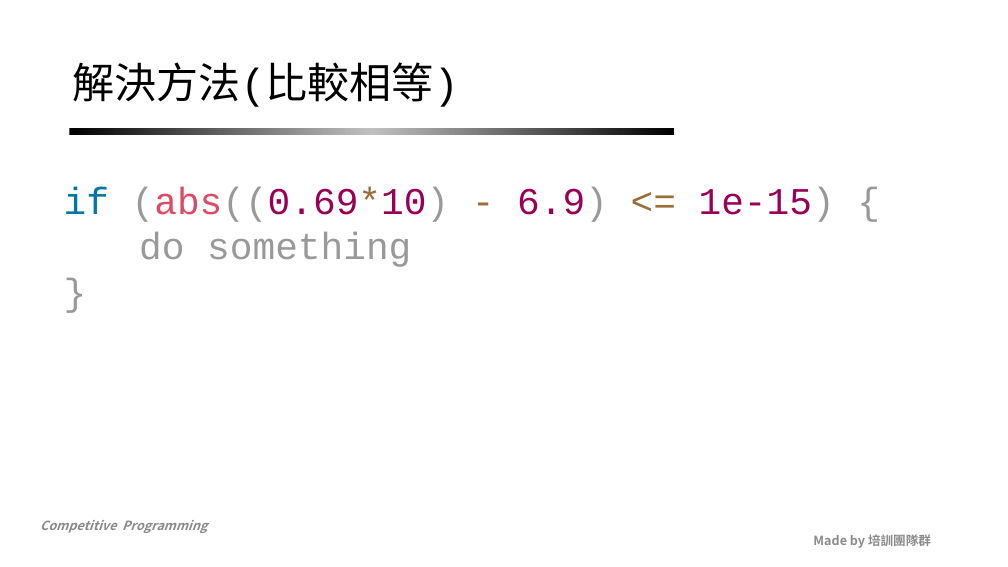
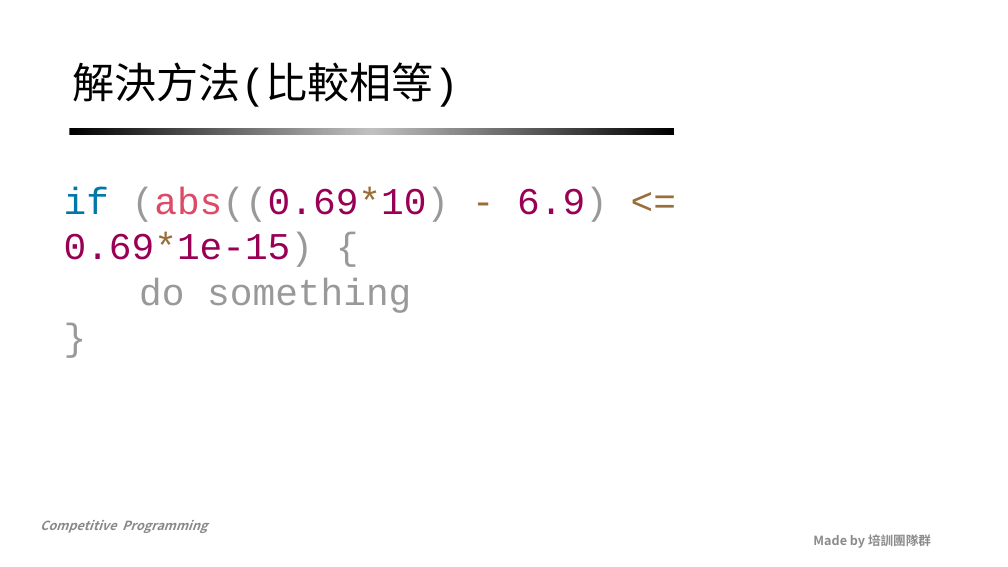
Before and after one commit to NCKUACM-Notes/nckuacm.github.io, a slide deck: slide 65 of 2019/slides/week15_1.pptx. Drawn at 1008x567 pixels with LibreOffice and Linux fonts; fonts in the diff are those of the drawing; background and template pictures are left out. Boxes give left, top, right and bottom in pixels: in the first picture for what was removed or moved away, otherwise in the second. Text is boxed around its words. In the diff, an @@ line names an element or a change of style, - is before the commit and + after.

```diff
--- a/2019/slides/week15_1.pptx
+++ b/2019/slides/week15_1.pptx
@@ text at bbox=[64, 187, 608, 267]: text changed @@
-if (abs((0.69*10) - 6.9) <= 1e-15) {
+if (abs((0.69*10) - 6.9) <= 0.69*1e-15) {
```
Also in this commit, not shown: 10 other slides changed, 1 other file.
